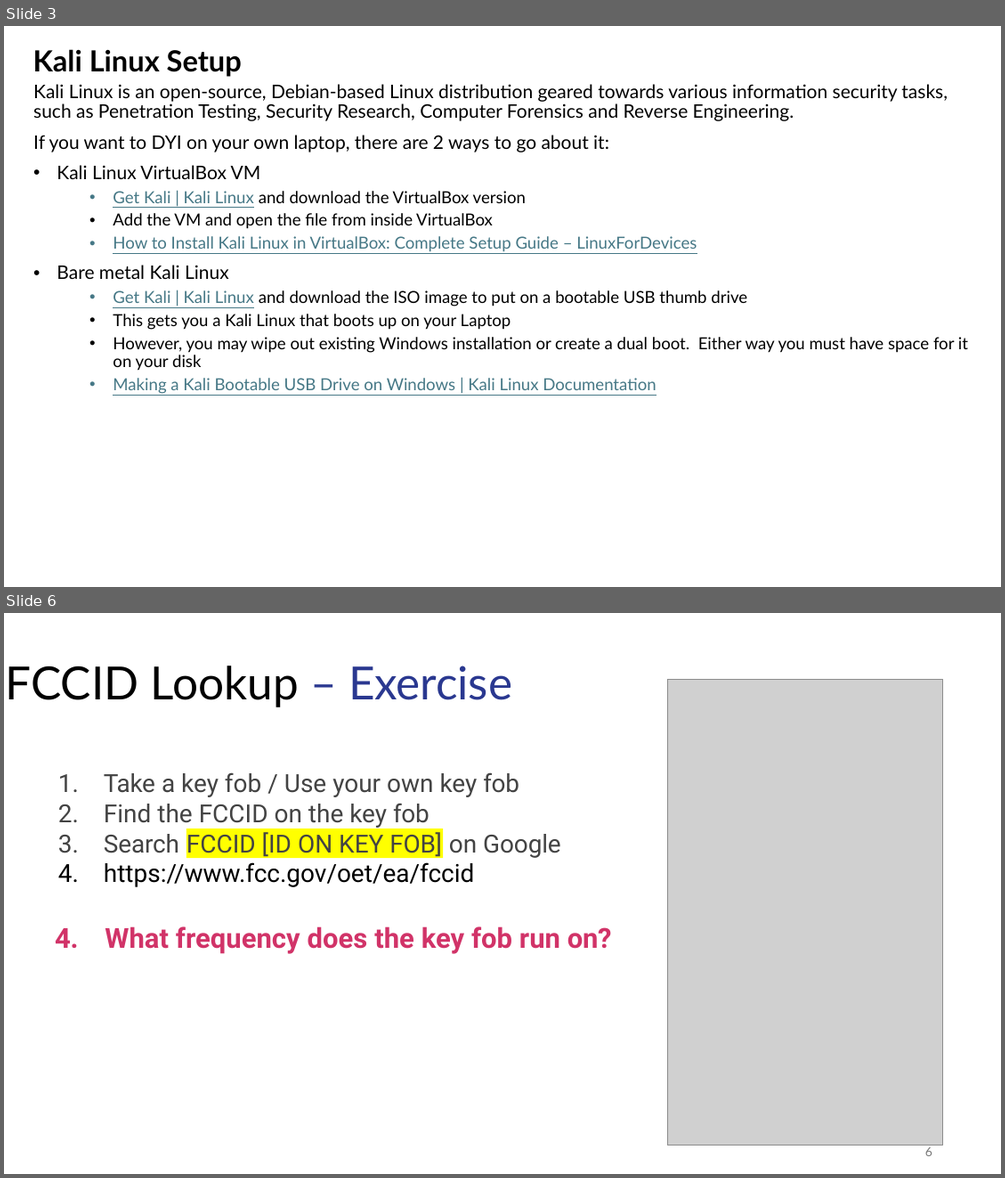
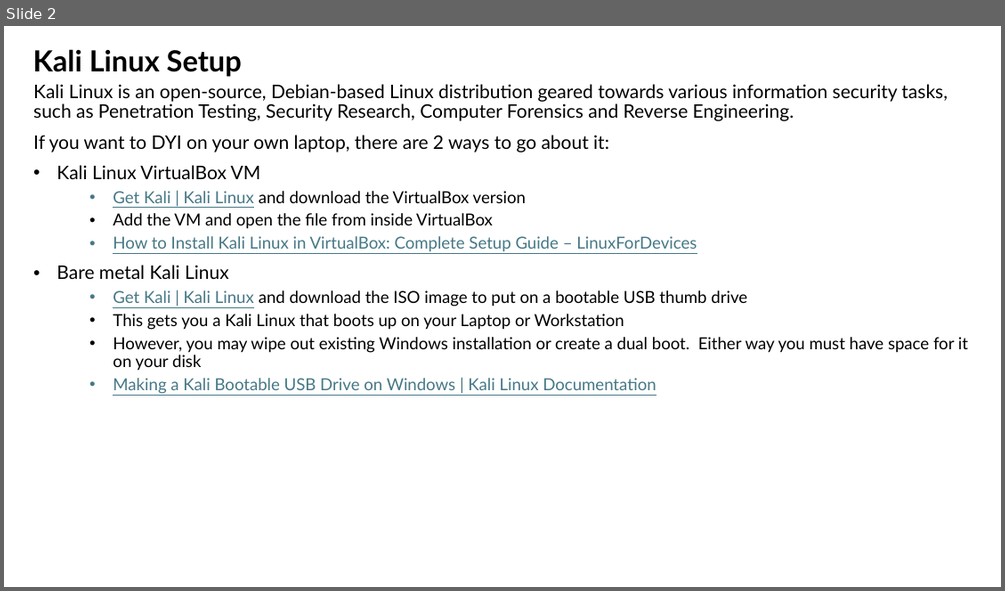
Before and after one commit to nprobert/AutoISAC-ACT-AdvWireless, a slide deck: ACT AdvancedWireless 2026 - Setup.pptx. Shown one above the other, each under a label of ours: slides 3 and 6 before the commit, slide 2 after it; the slides between them are not shown. The pictures are 1005x1178 and 1005x591 pixels, drawn with LibreOffice and Linux fonts; fonts in the diff are those of the drawing; grey boxes stand for pictures. Boxes give left, top, right and bottom in pixels: in the first picture for what was removed or moved away, otherwise in the second. Text is boxed around its words. In the diff, an @@ line names an element or a change of style, - is before the commit and + after.

```diff
--- a/ACT AdvancedWireless 2026 - Setup.pptx
+++ b/ACT AdvancedWireless 2026 - Setup.pptx
@@ slide 6 removed at <box>4,613,1001,1174</box>, background #FFFFFF @@
@@ title removed at <box>6,666,512,707</box> @@
-FCCID Lookup – Exercise
@@ picture removed at <box>667,680,942,1145</box> @@
@@ text removed at <box>104,772,561,887</box> @@
-1. Take a key fob / Use your own key fob
-2. Find the FCCID on the key fob
-3. Search on Google
-4. https://www.fcc.gov/oet/ea/fccid
@@ rectangle removed at <box>186,828,443,858</box> @@
-FCCID [ID ON KEY FOB]
@@ text removed at <box>55,926,612,954</box> @@
-4. What frequency does the key fob run on?
@@ page number removed at <box>925,1147,932,1156</box> @@
-6
@@ what was slide 3 is now slide 2 @@
@@ slide 2 changed as well @@
@@ text at <box>113,313,624,329</box>: text changed @@
-  • This gets you a Kali Linux that boots up on your Laptop
+  • This gets you a Kali Linux that boots up on your Laptop or Workstation
```
Also in this commit, not shown: 1 other slide changed, 4 other slides removed, 1 other file.
